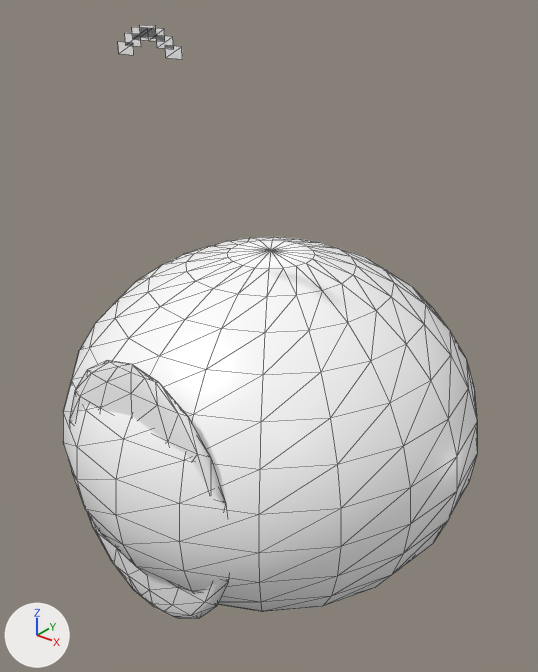
Two versions of the glTF model public/models/alien_player.glb, one commit apart.
One viewpoint serves both versions: a 50 mm lens placed at (0.513, -0.645, 0.509), pointed at (-0.002, -0.001, 0.11). Arrows for +X, +Y and +Z are at lower left; the lights stay in place. The first picture is the older version. Mesh edges are drawn as thin lines. Where no turn or scale is listed for an object, it has been applied to the vertices.

The first picture shows 'belly', 'body', 'mouth'.
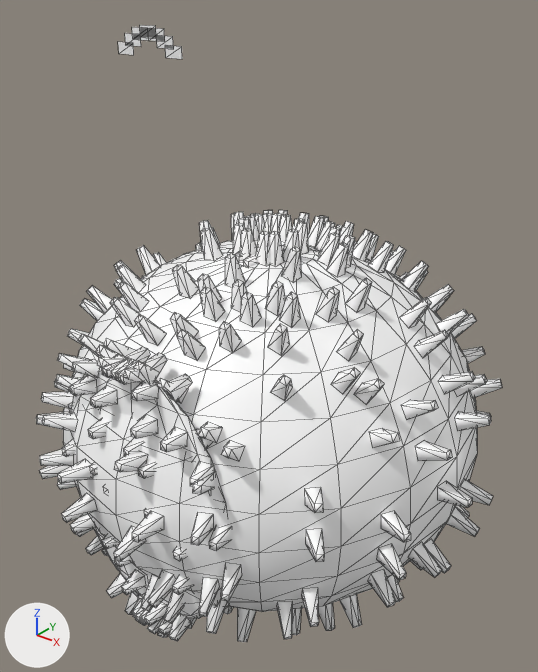
Where the change shows, as pixel boxes [x1, y1, x2, y2] in the pictures (538 x 672 px):
```json
{"object": "body_fur", "change": "added", "after": [36, 210, 502, 642]}
{"object": "belly_fur", "change": "added", "after": [62, 345, 231, 641]}
```

Scene script edits in JSON lines:
```json
{"op": "add", "block": "mat_body_fur", "code": ["mat_body_fur = bpy.data.materials.new('body_fur')", "mat_body_fur.use_nodes = True; mat_body_fur.node_tree.nodes.clear()", "_N = mat_body_fur.node_tree.nodes; _L = mat_body_fur.node_tree.links", "n0 = _N.new('ShaderNodeBsdfPrincipled'); n0.name = 'Principled BSDF'", "n0.inputs[2].default_value = 0.4  # 'Roughness'", "n1 = _N.new('ShaderNodeOutputMaterial'); n1.name = 'Material Output'", "n2 = _N.new('ShaderNodeVertexColor'); n2.name = 'Color Attribute'", "_L.new(n0.outputs[0], n1.inputs[0])  # 'BSDF' to 'Surface'", "_L.new(n2.outputs[0], n0.inputs[0])  # 'Color' to 'Base Color'"]}
{"op": "add", "block": "mat_belly_fur", "code": ["mat_belly_fur = bpy.data.materials.new('belly_fur')", "mat_belly_fur.use_nodes = True; mat_belly_fur.node_tree.nodes.clear()", "_N = mat_belly_fur.node_tree.nodes; _L = mat_belly_fur.node_tree.links", "n0 = _N.new('ShaderNodeBsdfPrincipled'); n0.name = 'Principled BSDF'", "n0.inputs[2].default_value = 0.4  # 'Roughness'", "n1 = _N.new('ShaderNodeOutputMaterial'); n1.name = 'Material Output'", "n2 = _N.new('ShaderNodeVertexColor'); n2.name = 'Color Attribute'", "_L.new(n0.outputs[0], n1.inputs[0])  # 'BSDF' to 'Surface'", "_L.new(n2.outputs[0], n0.inputs[0])  # 'Color' to 'Base Color'"]}
{"op": "add", "block": "me_body_fur", "code": ["me_body_fur = bpy.data.meshes.new('body_fur')", "me_body_fur.from_pydata(...)  # 2032 vertices, 2540 faces; spans x -0.29..0.29, y -0.29..0.29, z -0.253..0.254", "me_body_fur.materials.append(mat_body_fur)"]}
{"op": "add", "block": "me_belly_fur", "code": ["me_belly_fur = bpy.data.meshes.new('belly_fur')", "me_belly_fur.from_pydata(...)  # 608 vertices, 760 faces; spans x -0.123..0.129, y -0.254..-0.186, z -0.179..0.179", "me_belly_fur.materials.append(mat_belly_fur)"]}
{"op": "add", "block": "ob_body_fur", "code": ["ob_body_fur = bpy.data.objects.new('body_fur', me_body_fur)", "ob_body_fur.location = (0.0, 0.0, 0.0)"]}
{"op": "add", "block": "ob_belly_fur", "code": ["ob_belly_fur = bpy.data.objects.new('belly_fur', me_belly_fur)", "ob_belly_fur.location = (0.0, 0.0, 0.0)"]}
```
